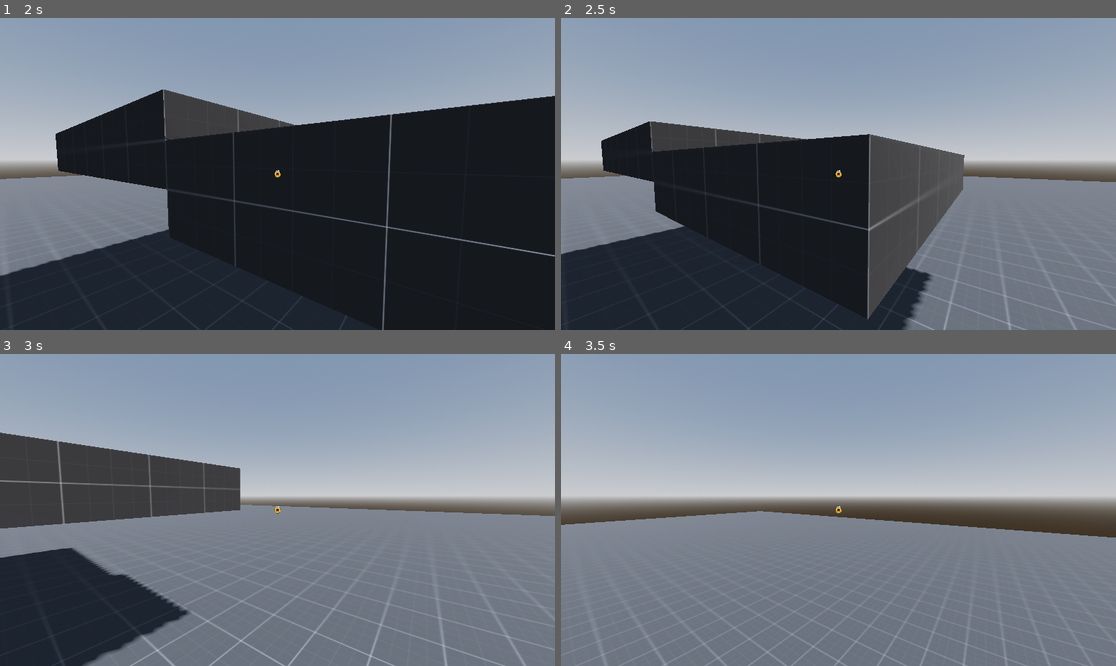
Above: before the commit, frames 1-4 (two rows, left to right).
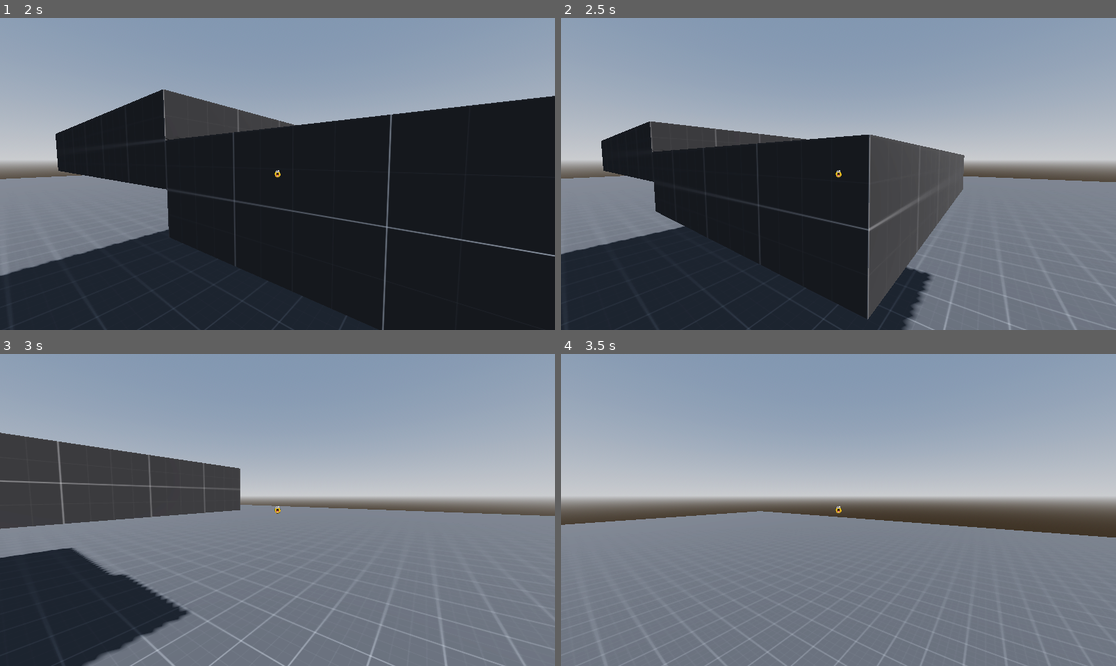
Above: after the commit, the same moments.

Repository: Kollyr552/gracelike
Game: Godot game, scene res://src/levels/world.tscn
Two runs of this game, one before a commit and one after it. Both use one fixed random seed, a clock stepped at 60 frames per second and the inputs below. Sound files missing from this copy of the repository are replaced by a short silence.
Inputs (mouse positions are in pixels of both pictures, inside the frame that each line leads up to):
- Up to frame 1 (2 s): move the mouse to (399, 158) at 0.52 s; hold D (move_right) 0.53-1.28 s; tap F (interact) at 0.6, 1.55 s; click (399, 158) at 0.67 s; tap Space (move_jump) at 0.77, 1.52 s; move the mouse to (249, 174) at 1.27 s; hold W (move_forward) from 1.28 s (still down); tap Middle mouse button (change_mouse_capture) at 1.35 s
- Up to frame 2 (2.5 s): move the mouse to (894, 105) at 2.02 s; release W (move_forward) at 2.03 s; hold D (move_right) from 2.03 s (still down); tap F (interact) at 2.1 s
- Up to frame 3 (3 s): move the mouse to (249, 572) at 2.77 s; release D (move_right) at 2.78 s; hold W (move_forward) from 2.78 s (still down); tap Shift (move_crouch) at 2.85 s; click (249, 572) at 2.92 s
- Up to frame 4 (3.5 s): keep holding W (move_forward); tap Space (move_jump) at 3.02 s; tap F (interact) at 3.05 s

Frame 1 is identical in both runs. In frame 2, less than 0.1% of the frame differs, in the area x 7-98%, y 33-95%; in frame 3, less than 0.1%; in frame 4, less than 0.1%.

Commit message:
music playing radio

Diff:
--- a/src/levels/world.tscn
+++ b/src/levels/world.tscn
@@ -1,12 +1,11 @@
-[gd_scene load_steps=25 format=3 uid="uid://dn2yh2p0udqvv"]
+[gd_scene load_steps=23 format=3 uid="uid://dn2yh2p0udqvv"]
 
 [ext_resource type="Script" uid="uid://brice0sd2khbi" path="res://src/levels/world.gd" id="1_q35l7"]
 [ext_resource type="Material" uid="uid://bjs456v22ds7s" path="res://assets/mat/placeholder_material.tres" id="2_j8oow"]
 [ext_resource type="PackedScene" uid="uid://e3s7ugqu28e5" path="res://src/scenes/player.tscn" id="3_wr3og"]
 [ext_resource type="PackedScene" uid="uid://40wdp2l1o0a8" path="res://src/scenes/interactible_box.tscn" id="4_j8oow"]
 [ext_resource type="PackedScene" uid="uid://cwv5ekedur01h" path="res://src/scenes/door.tscn" id="5_wr3og"]
-[ext_resource type="Texture2D" uid="uid://cbmyeehfhd7sw" path="res://assets/models/radio.png" id="6_8k84k"]
-[ext_resource type="ArrayMesh" uid="uid://1onxx70tuy6u" path="res://assets/models/radio.obj" id="6_hkv0b"]
+[ext_resource type="PackedScene" uid="uid://hfto0nkjs20v" path="res://src/scenes/music_radio.tscn" id="6_hkv0b"]
 
 [sub_resource type="ProceduralSkyMaterial" id="ProceduralSkyMaterial_xlegt"]
 sky_horizon_color = Color(0.662243, 0.671743, 0.686743, 1)
@@ -61,11 +60,6 @@
 
 [sub_resource type="BoxShape3D" id="BoxShape3D_wr3og"]
 size = Vector3(2, 2, 2)
-
-[sub_resource type="StandardMaterial3D" id="StandardMaterial3D_8k84k"]
-albedo_texture = ExtResource("6_8k84k")
-texture_filter = 0
-texture_repeat = false
 
 [node name="World" type="Node3D"]
 script = ExtResource("1_q35l7")
@@ -152,9 +146,7 @@
 [node name="Door" parent="." instance=ExtResource("5_wr3og")]
 transform = Transform3D(1, 0, 0, 0, 1, 0, 0, 0, 1, 11, 0, -4)
 
-[node name="Radio" type="MeshInstance3D" parent="."]
-transform = Transform3D(-1, 0, -8.742278e-08, 0, 1, 0, 8.742278e-08, 0, -1, 14, 0, -4)
-material_override = SubResource("StandardMaterial3D_8k84k")
-mesh = ExtResource("6_hkv0b")
+[node name="MusicRadio" parent="." instance=ExtResource("6_hkv0b")]
+transform = Transform3D(0.3420201, 0, 0.9396926, 0, 1, 0, -0.9396926, 0, 0.3420201, 16, 0, 3)
 
 [connection signal="action_triggered" from="InteractibleBox" to="." method="_on_interactible_box_action_triggered"]
--- /dev/null
+++ b/src/scenes/music_radio.gd
@@ -0,0 +1,19 @@
+extends Node3D
+
+@onready var stream_player: AudioStreamPlayer3D = $AudioStreamPlayer3D
+
+var is_playing: bool = false
+var playback_pos: float = 0.0
+@export var unpause_rewind: float = 0.6
+
+func _on_interactible_box_action_triggered() -> void:
+	is_playing = not is_playing
+	if is_playing:
+		stream_player.play(max(playback_pos - unpause_rewind, 0.0))
+	else:
+		playback_pos = stream_player.get_playback_position()
+		stream_player.stop()
+
+func _on_audio_stream_player_3d_finished() -> void:
+	is_playing = false
+	playback_pos = 0.0
--- /dev/null
+++ b/src/scenes/music_radio.tscn
@@ -0,0 +1,43 @@
+[gd_scene load_steps=8 format=3 uid="uid://hfto0nkjs20v"]
+
+[ext_resource type="Script" uid="uid://cxal7mnbflw80" path="res://src/scenes/music_radio.gd" id="1_a3wpd"]
+[ext_resource type="Texture2D" uid="uid://cbmyeehfhd7sw" path="res://assets/models/radio.png" id="1_ufm1p"]
+[ext_resource type="ArrayMesh" uid="uid://1onxx70tuy6u" path="res://assets/models/radio.obj" id="2_irlv3"]
+[ext_resource type="PackedScene" uid="uid://40wdp2l1o0a8" path="res://src/scenes/interactible_box.tscn" id="3_irlv3"]
+[ext_resource type="AudioStream" uid="uid://csp78uol65ls0" path="res://assets/audio/huta_plastiku-haj__mono.mp3" id="5_7btut"]
+
+[sub_resource type="StandardMaterial3D" id="StandardMaterial3D_a3wpd"]
+albedo_texture = ExtResource("1_ufm1p")
+texture_filter = 0
+texture_repeat = false
+
+[sub_resource type="BoxShape3D" id="BoxShape3D_a3wpd"]
+size = Vector3(0.8, 0.5, 0.5)
+
+[node name="MusicRadio" type="Node3D"]
+script = ExtResource("1_a3wpd")
+
+[node name="Model" type="MeshInstance3D" parent="."]
+material_override = SubResource("StandardMaterial3D_a3wpd")
+mesh = ExtResource("2_irlv3")
+
+[node name="InteractibleBox" parent="." instance=ExtResource("3_irlv3")]
+requires_input = true
+
+[node name="CollisionShape3D" type="CollisionShape3D" parent="InteractibleBox"]
+transform = Transform3D(1, 0, 0, 0, 1, 0, 0, 0, 1, -2.9802322e-08, 0.25, 0.050000012)
+shape = SubResource("BoxShape3D_a3wpd")
+debug_color = Color(0.491704, 0.5809639, 0.17731377, 0.41960785)
+
+[node name="AudioStreamPlayer3D" type="AudioStreamPlayer3D" parent="."]
+transform = Transform3D(1, 0, 0, 0, 1, 0, 0, 0, 1, 0, 0.5, 0)
+stream = ExtResource("5_7btut")
+attenuation_model = 1
+max_db = -5.0
+max_distance = 100.0
+attenuation_filter_cutoff_hz = 20500.0
+attenuation_filter_db = 0.0
+doppler_tracking = 2
+
+[connection signal="action_triggered" from="InteractibleBox" to="." method="_on_interactible_box_action_triggered"]
+[connection signal="finished" from="AudioStreamPlayer3D" to="." method="_on_audio_stream_player_3d_finished"]
Not shown, added: assets/audio/huta_plastiku-haj__mono.mp3.import
Not shown, added: src/scenes/music_radio.gd.uid
Not shown, added: assets/audio/huta_plastiku-haj__mono.mp3
Not shown, added: src/scenes/music_radio.tscn4294378961.tmp
